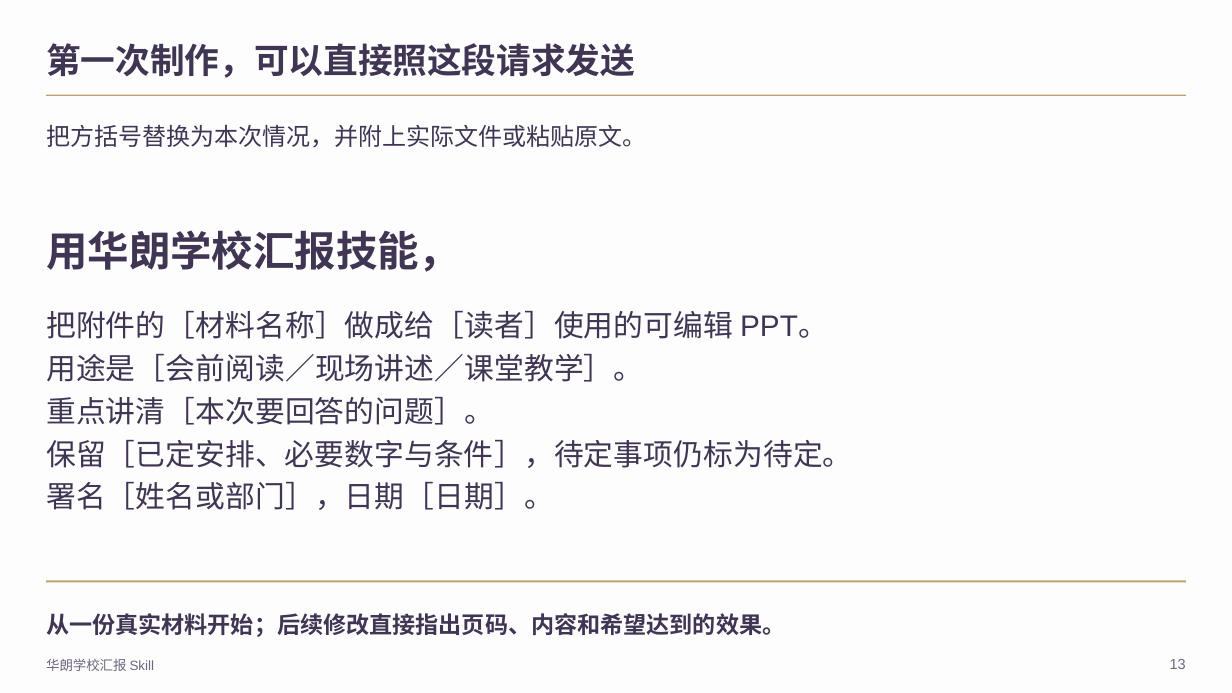
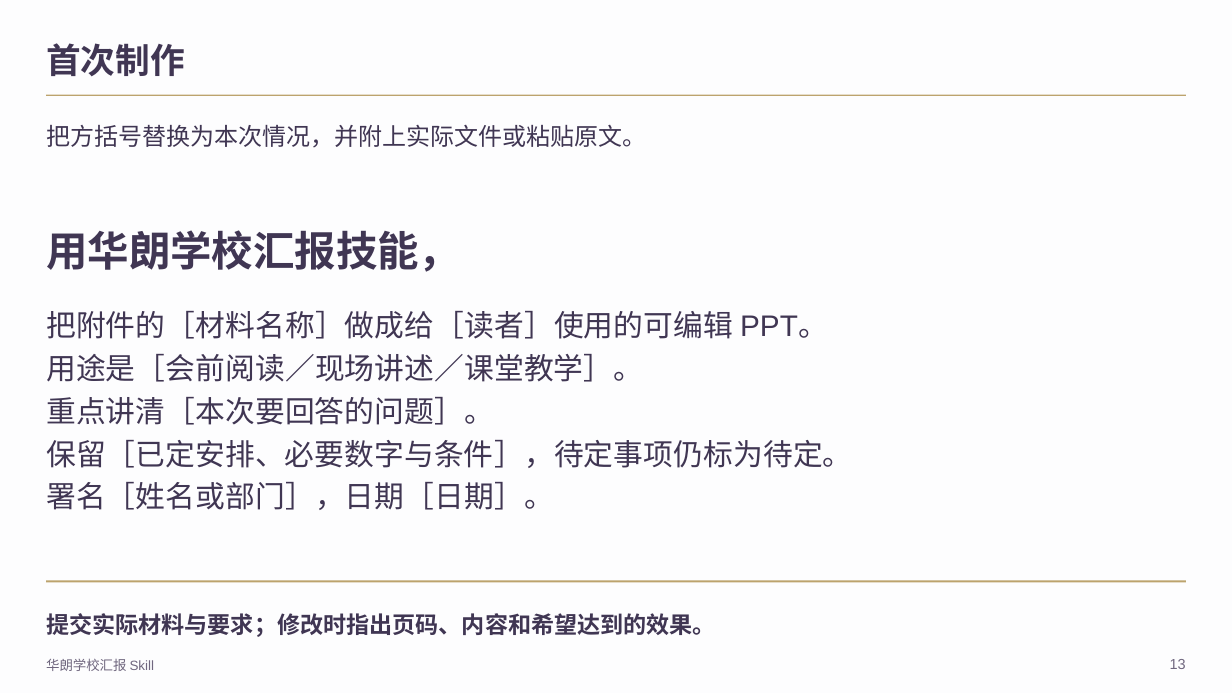
Before and after one commit to 2503668375-boop/hualang-ppt-skill, a slide deck: slide 13 of demo/hualang-skill-introduction.pptx. Drawn at 1232x693 pixels with LibreOffice and Linux fonts; fonts in the diff are those of the drawing; background and template pictures are left out. Boxes give left, top, right and bottom in pixels: in the first picture for what was removed or moved away, otherwise in the second. Text is boxed around its words. In the diff, an @@ line names an element or a change of style, - is before the commit and + after.

```diff
--- a/demo/hualang-skill-introduction.pptx
+++ b/demo/hualang-skill-introduction.pptx
@@ text at box(46, 43, 185, 76): text changed @@
-第一次制作，可以直接照这段请求发送
+首次制作
@@ text at box(46, 613, 716, 637): text changed @@
-从一份真实材料开始；后续修改直接指出页码、内容和希望达到的效果。
+提交实际材料与要求；修改时指出页码、内容和希望达到的效果。
```
Also in this commit, not shown: 7 other slides changed, 5 slides added, 5 slides removed, 26 other files.
